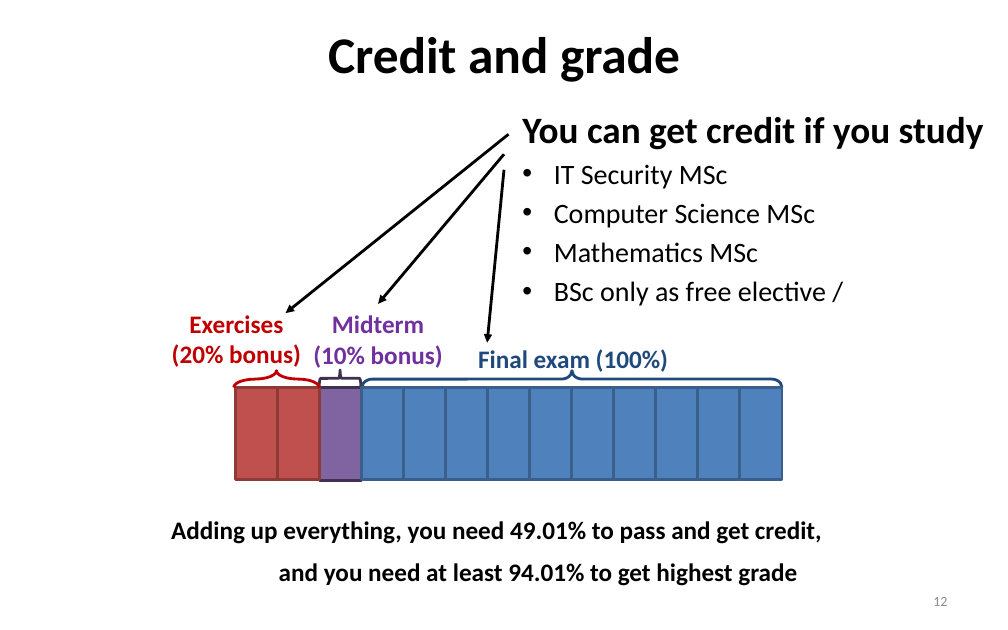
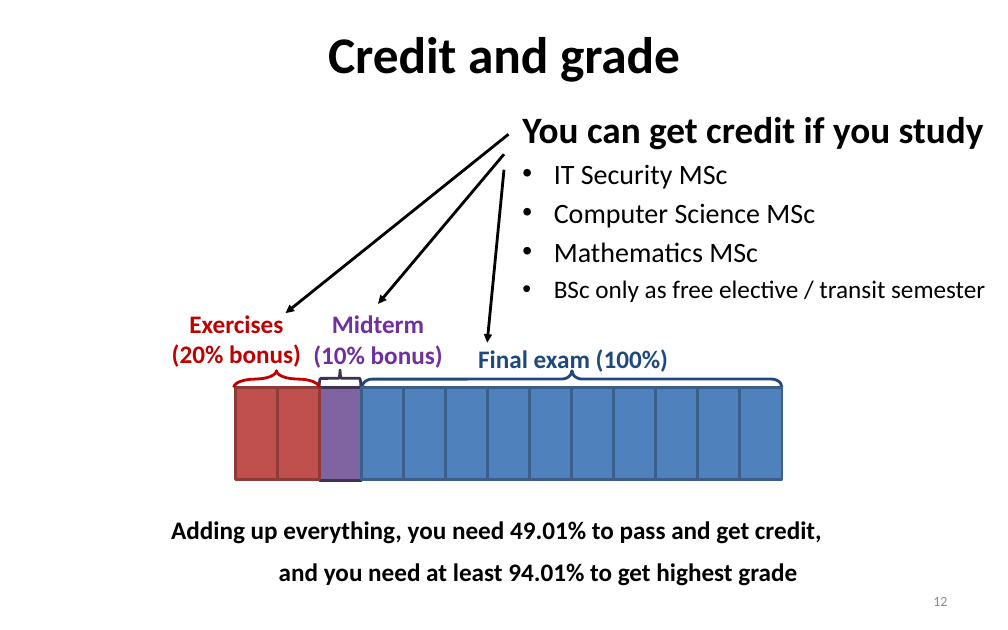
Before and after one commit to mpi-sp-foe-2025/mpi-sp-foe-2025.github.io, a slide deck: slide 12 of slides-by-us/Intro-FoE-2025.pptx. Drawn at 1008x630 pixels with LibreOffice and Linux fonts; fonts in the diff are those of the drawing. Boxes give left, top, right and bottom in pixels: in the first picture for what was removed or moved away, otherwise in the second. Text is boxed around its words. In the diff, an @@ line names an element or a change of style, - is before the commit and + after.

```diff
--- a/slides-by-us/Intro-FoE-2025.pptx
+++ b/slides-by-us/Intro-FoE-2025.pptx
@@ text at [554, 280, 985, 302]: text changed; size 20 to 18 pt @@
-• BSc only as free elective /
+• BSc only as free elective / transit semester
```
Also in this commit, not shown: 1 other slide changed, 1 other file.
